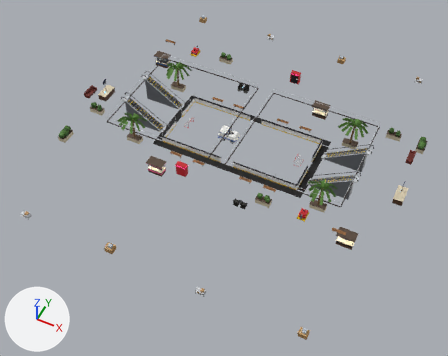
What one commit did to the glTF model assets/games/troll-ops/models/gl-atrium.glb.
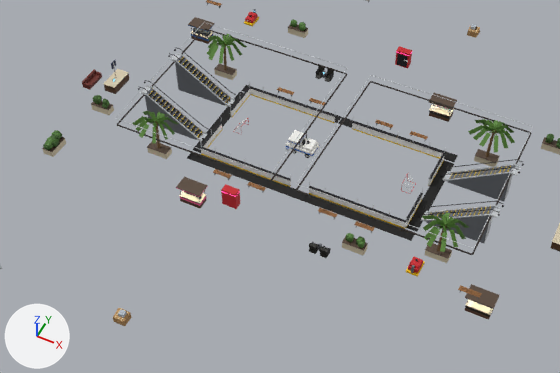
Each version is shown whole from a camera (50 mm lens) standing at (32.7, -72.6, 79.4) and looking at (0.0, -7.2, -2.4), then close up on the part from 7% to 89% of the width and 11% to 80% of the height. Lighting does not change. The marker at lower left points along +X, +Y and +Z. The older version's two pictures come first. Vertices at exactly the same position are counted once.

Objects in the first close-up: 'gl-atrium'.
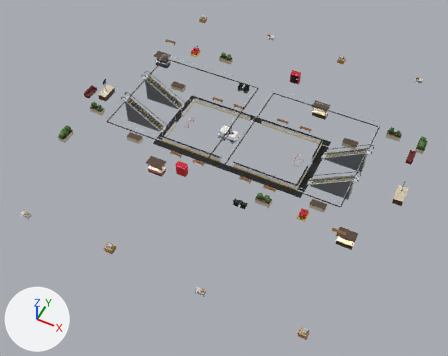
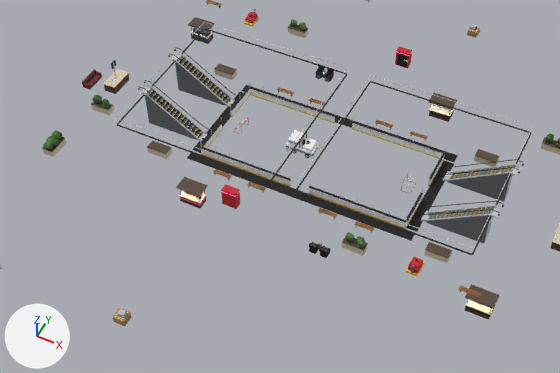
The change in detail:
me_gl_atrium is used by ob_gl_atrium; location (0.0, 0.0, 0.0).
me_gl_atrium had 13900 vertices, 23664 faces and spanned x -29.9..29.9, y -31.3..31.3, z -0.1..6.7.
me_gl_atrium now has 12204 vertices, 20832 faces and spans x -29.9..29.9, y -31.3..31.3, z -0.1..6.7.
me_gl_atrium part 1: 140 loose pieces with 1696 vertices, spanning x -20.1..20.4, y -10.8..10.6, z 0.0..5.9, are deleted.
Other edits to the shape of me_gl_atrium do not show in these pictures.

Changed parts and their boxes (x1, y1, x2, y2) in the close-ups (560 x 373 px):
part 1 of me_gl_atrium, deleted
    before: (133, 34, 515, 252)
